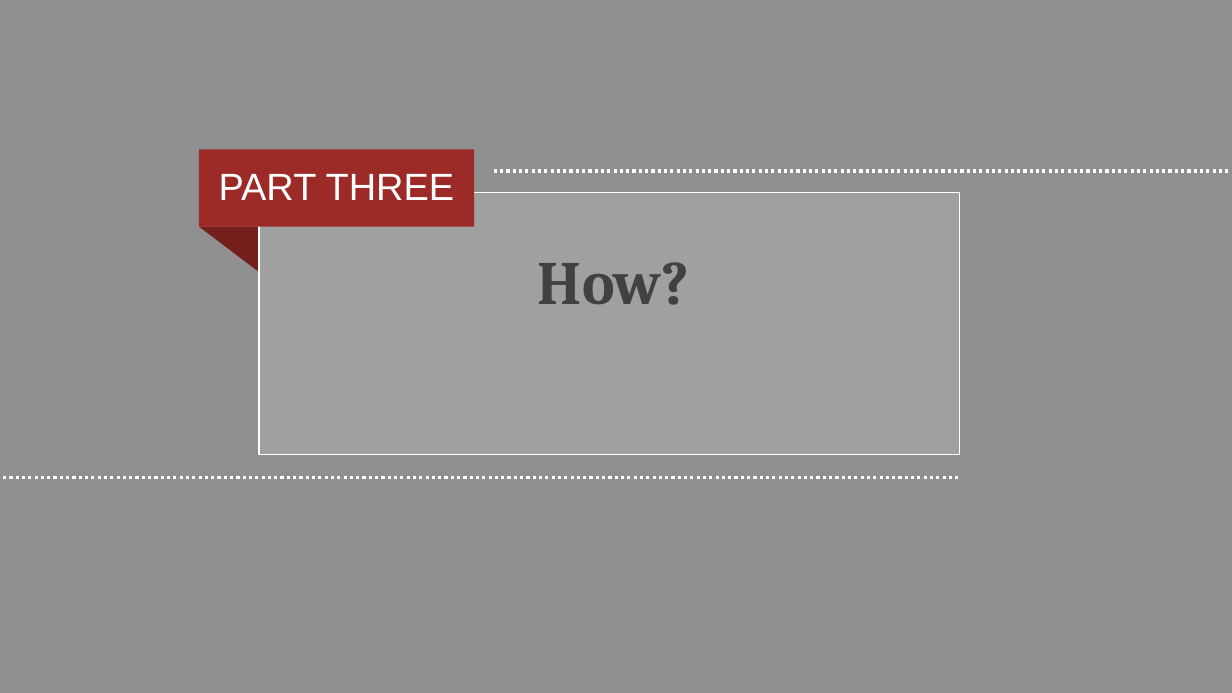
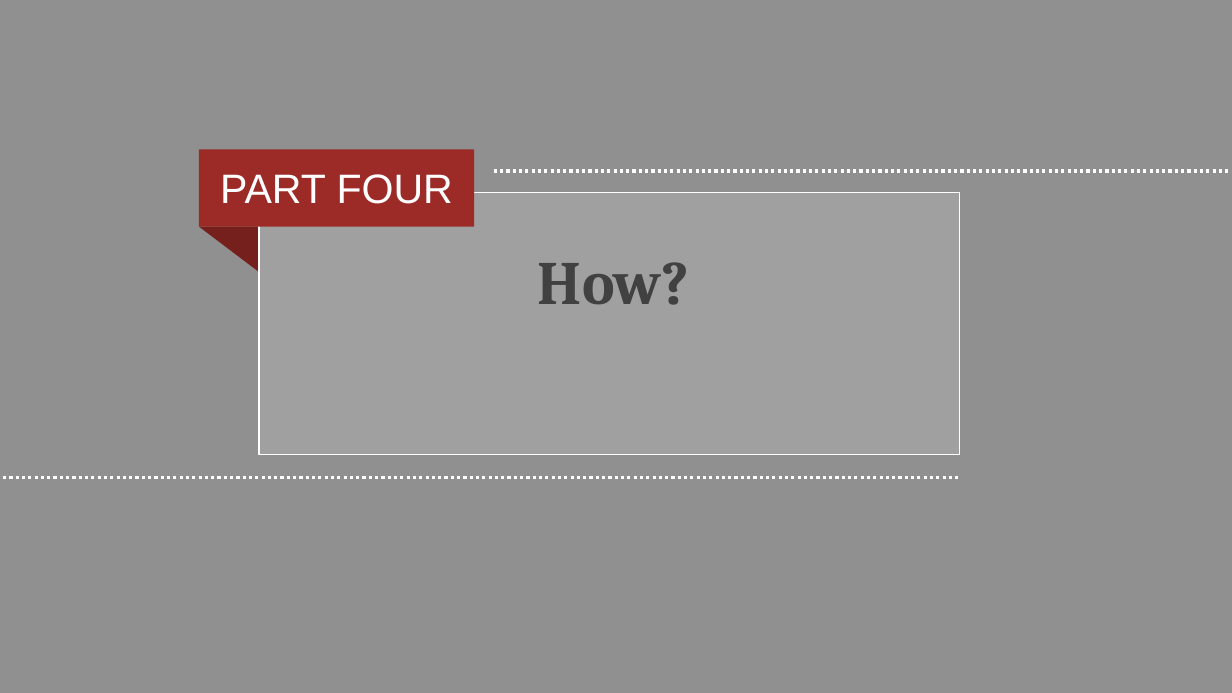
Before and after one commit to gkalidas/project_quiz_app, a slide deck: slide 9 of quizapp.pptx (slide 10 before the commit). Drawn at 1232x693 pixels with LibreOffice and Linux fonts; fonts in the diff are those of the drawing. Boxes give left, top, right and bottom in pixels: in the first picture for what was removed or moved away, otherwise in the second. Text is boxed around its words. In the diff, an @@ line names an element or a change of style, - is before the commit and + after.

Commit message:
deleted part four, changed part four to how?

```diff
--- a/quizapp.pptx
+++ b/quizapp.pptx
@@ text at (220, 174, 453, 204): text changed; size 22.2 to 24 pt @@
-PART THREE
+PART FOUR
```
Also in this commit, not shown: 1 slide removed.
